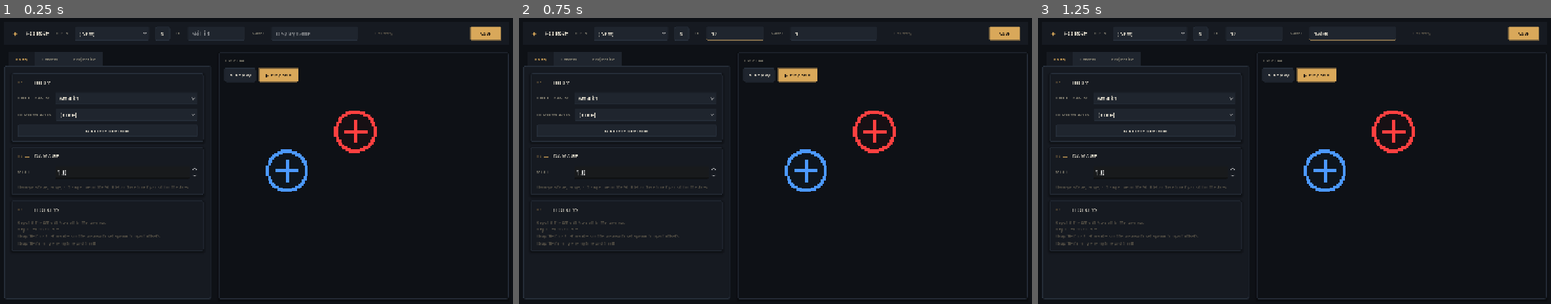
Above: before the commit, frames 1-3 (left to right).
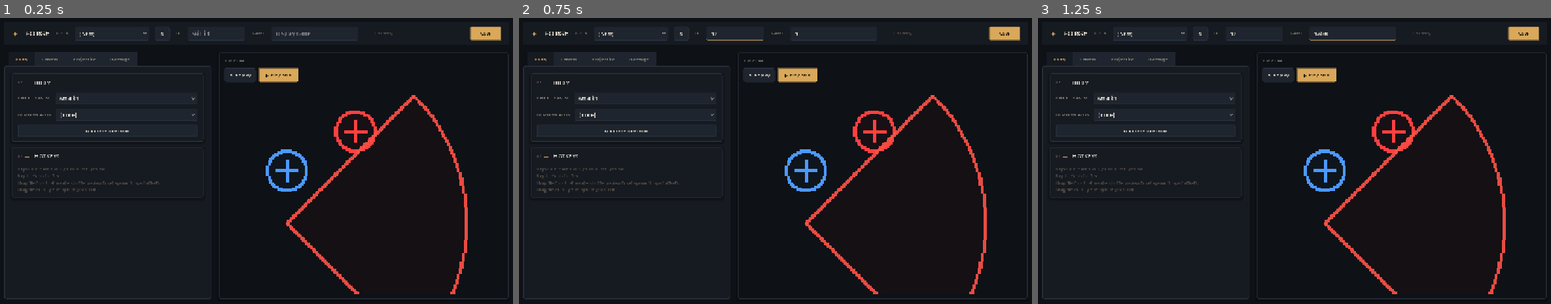
Above: after the commit, the same moments.

Repository: lenzerevans1995-coder/IsoArpg
Game: Godot game, scene res://dev_scenes/skill_editor.tscn
Two runs of this game, one before a commit and one after it. Both use one fixed random seed, a clock stepped at 60 frames per second and the inputs below. This scene is started directly instead of the project's main scene.
Inputs (mouse positions are in pixels of both pictures, inside the frame that each line leads up to):
- Up to frame 1 (0.25 s): no input
- Up to frame 2 (0.75 s): click (734, 32) at 0.52 s; type "12" at 0.6 s
- Up to frame 3 (1.25 s): click (1350, 32) at 0.75 s; type "Alex" at 0.83 s

The runs differ from the first frame. In frame 1, 1.9% of the frame differs, in the area x 2-92%, y 14-97%; in frame 2, 1.9%; in frame 3, 1.9%.

Commit message:
Skill editor: dedicated Damage tab with live AoE-shape overlay
New fourth tab (Body / Effects / Projectile / Damage) houses the four
existing SkillDef damage fields:
  - Shape   : cone / circle / single / none
  - Range   : px reach
  - Cone angle : sector width in degrees (cone shape only)
  - Mult    : damage multiplier vs the rolled base

The preview viewport now draws a translucent red overlay on top of the
player showing exactly what gets hit:
  - circle = full ring
  - cone   = forward sector with the live angle + range
  - single = single point along forward at the range distance
  - none   = no overlay (self-buff)

Overlay redraws every frame and updates instantly when the user tweaks
shape / range / angle. Damage card was removed from the Body tab to
avoid duplication; a small legend explains each shape.

Co-Authored-By: Claude Opus 4.7 (1M context) <noreply@anthropic.com>

Diff:
--- a/dev_scenes/skill_editor.gd
+++ b/dev_scenes/skill_editor.gd
@@ -67,6 +67,13 @@
 # every cycle. Tracks the previous frame index so we can detect the
 # wraparound (current_frame < last_frame).
 var _proj_last_frame: int = -1
+
+# Damage tab refs.
+const DAMAGE_SHAPES := ["cone", "circle", "single", "none"]
+var _f_dmg_shape: OptionButton
+var _f_dmg_range: SpinBox
+var _f_dmg_angle: SpinBox
+var _damage_overlay: Node2D    # draws the cone / circle / single marker
 # Single drag owner so the dummy enemy and the offset markers can't all
 # capture the same click — overlapping hit-zones used to make moving
 # the enemy also slide the markers (and vice-versa).
@@ -243,9 +250,11 @@
 	var t_body := _build_col_identity();    t_body.name = "Body"
 	var t_fx   := _build_col_overlays();    t_fx.name   = "Effects"
 	var t_proj := _build_col_projectile();  t_proj.name = "Projectile"
+	var t_dmg  := _build_col_damage();      t_dmg.name  = "Damage"
 	tabs.add_child(t_body)
 	tabs.add_child(t_fx)
 	tabs.add_child(t_proj)
+	tabs.add_child(t_dmg)
 	split.add_child(tabs)
 
 	var preview_col := _build_col_preview()
@@ -550,22 +559,7 @@
 	body.add_child(rot_btn)
 	col.add_child(_section_card("01", "Body", body))
 
-	# DAMAGE card.
-	var dmg := VBoxContainer.new()
-	dmg.add_theme_constant_override("separation", 14)
-	_f_dmg = SpinBox.new()
-	_f_dmg.min_value = 0.1; _f_dmg.max_value = 10.0; _f_dmg.step = 0.1
-	_f_dmg.value = 1.0
-	_f_dmg.value_changed.connect(func(v): _def.damage_mult = float(v))
-	_style_input(_f_dmg)
-	dmg.add_child(_form_row("Mult", _f_dmg))
-	var hint := Label.new()
-	hint.text = "Damage shape, range, and angle live on the SkillDef and are tuned per-skill in the .tres."
-	hint.autowrap_mode = TextServer.AUTOWRAP_WORD
-	hint.add_theme_color_override("font_color", COL_TEXT_FAINT)
-	hint.add_theme_font_size_override("font_size", 10)
-	dmg.add_child(hint)
-	col.add_child(_section_card("02", "Damage", dmg))
+	# (Damage moved to its own tab — see _build_col_damage.)
 
 	# Tips card.
 	var tips_v := VBoxContainer.new()
@@ -576,6 +570,60 @@
 	tips.add_theme_font_size_override("font_size", 10)
 	tips_v.add_child(tips)
 	col.add_child(_section_card("03", "Hotkeys", tips_v))
+	return col
+
+func _build_col_damage() -> Control:
+	var col := VBoxContainer.new()
+	col.add_theme_constant_override("separation", 14)
+
+	# SHAPE / RANGE / ANGLE / MULT in one card.
+	var dmg := VBoxContainer.new()
+	dmg.add_theme_constant_override("separation", 10)
+
+	_f_dmg_shape = OptionButton.new()
+	for s in DAMAGE_SHAPES: _f_dmg_shape.add_item(s)
+	_f_dmg_shape.item_selected.connect(func(idx):
+		_def.damage_shape = DAMAGE_SHAPES[idx]
+		_refresh_damage_overlay())
+	_style_input(_f_dmg_shape)
+	dmg.add_child(_form_row("Shape", _f_dmg_shape))
+
+	_f_dmg_range = SpinBox.new()
+	_f_dmg_range.min_value = 0; _f_dmg_range.max_value = 600; _f_dmg_range.step = 4
+	_f_dmg_range.value = 110
+	_f_dmg_range.value_changed.connect(func(v):
+		_def.damage_range = float(v)
+		_refresh_damage_overlay())
+	_style_input(_f_dmg_range)
+	dmg.add_child(_form_row("Range", _f_dmg_range))
+
+	_f_dmg_angle = SpinBox.new()
+	_f_dmg_angle.min_value = 10; _f_dmg_angle.max_value = 360; _f_dmg_angle.step = 5
+	_f_dmg_angle.value = 90
+	_f_dmg_angle.value_changed.connect(func(v):
+		_def.damage_angle_deg = float(v)
+		_refresh_damage_overlay())
+	_style_input(_f_dmg_angle)
+	dmg.add_child(_form_row("Cone angle", _f_dmg_angle))
+
+	_f_dmg = SpinBox.new()
+	_f_dmg.min_value = 0.1; _f_dmg.max_value = 10.0; _f_dmg.step = 0.1
+	_f_dmg.value = 1.0
+	_f_dmg.value_changed.connect(func(v): _def.damage_mult = float(v))
+	_style_input(_f_dmg)
+	dmg.add_child(_form_row("Mult", _f_dmg))
+
+	col.add_child(_section_card("09", "Damage Area", dmg))
+
+	# Legend / hint.
+	var legend_v := VBoxContainer.new()
+	var legend := Label.new()
+	legend.text = "cone   — sector facing the cursor (range + angle)\ncircle — full 360° around the player (range)\nsingle — nearest enemy in front, within range\nnone   — self-buff / no damage\n\nThe red overlay in the preview reflects what gets hit."
+	legend.autowrap_mode = TextServer.AUTOWRAP_WORD
+	legend.add_theme_color_override("font_color", COL_TEXT_FAINT)
+	legend.add_theme_font_size_override("font_size", 10)
+	legend_v.add_child(legend)
+	col.add_child(_section_card("10", "Shapes", legend_v))
 	return col
 
 func _build_col_overlays() -> Control:
@@ -809,7 +857,74 @@
 		func(world_pos): _def.projectile_target_offset = world_pos - _target_ref)
 	(_target_marker as Node2D).position = _target_ref + Vector2(0, -32)
 	_preview_vp.add_child(_target_marker)
+
+	# Damage-area overlay sits ON TOP of the player and renders the
+	# current shape (cone / circle / single) live as the user tweaks
+	# the Damage tab. Translucent red fill + crisper outline so it
+	# reads against the body silhouette without obscuring it.
+	_damage_overlay = _make_damage_overlay()
+	(_damage_overlay as Node2D).position = _PREVIEW_PLAYER_POS
+	_preview_vp.add_child(_damage_overlay)
 	return col
+
+func _make_damage_overlay() -> Node2D:
+	var n := Node2D.new()
+	var sc := GDScript.new()
+	sc.source_code = """
+extends Node2D
+var editor_ref: Node = null
+func _process(_d: float) -> void:
+	queue_redraw()
+func _draw() -> void:
+	if editor_ref == null or editor_ref._def == null: return
+	var def: Resource = editor_ref._def
+	var shape: String = String(def.damage_shape)
+	var rng: float = float(def.damage_range)
+	var ang: float = deg_to_rad(float(def.damage_angle_deg))
+	# Forward = right (+x) in editor preview. Players in-game face the
+	# cursor; here we pick a stable forward so the cone doesn't spin.
+	var fwd: Vector2 = Vector2(1, 0)
+	var fill := Color(1.0, 0.32, 0.28, 0.18)
+	var line := Color(1.0, 0.32, 0.28, 0.95)
+	match shape:
+		'circle':
+			draw_circle(Vector2.ZERO, rng, fill)
+			draw_arc(Vector2.ZERO, rng, 0.0, TAU, 64, line, 2.0)
+		'cone':
+			# Filled sector: triangulate the half-cone with a small step.
+			var half: float = ang * 0.5
+			var steps: int = 32
+			var pts := PackedVector2Array()
+			pts.append(Vector2.ZERO)
+			for i in range(steps + 1):
+				var t: float = float(i) / float(steps)
+				var theta: float = -half + ang * t
+				pts.append(fwd.rotated(theta) * rng)
+			pts.append(Vector2.ZERO)
+			var cols := PackedColorArray()
+			for i in pts.size(): cols.append(fill)
+			draw_polygon(pts, cols)
+			# Outline edges + arc.
+			draw_line(Vector2.ZERO, fwd.rotated(-half) * rng, line, 2.0)
+			draw_line(Vector2.ZERO, fwd.rotated( half) * rng, line, 2.0)
+			draw_arc(Vector2.ZERO, rng, fwd.angle() - half, fwd.angle() + half, 32, line, 2.0)
+		'single':
+			# Marker at the nearest-front-enemy spot: along forward, range away.
+			var p := fwd * rng
+			draw_circle(p, 8.0, fill)
+			draw_arc(p, 8.0, 0.0, TAU, 24, line, 2.0)
+			draw_line(Vector2.ZERO, p, line, 1.0)
+		_:
+			pass  # 'none' = no overlay
+"""
+	sc.reload()
+	n.set_script(sc)
+	n.set("editor_ref", self)
+	return n
+
+func _refresh_damage_overlay() -> void:
+	if _damage_overlay:
+		(_damage_overlay as Node2D).queue_redraw()
 
 # --- field-builder helpers ----------------------------------------
 
@@ -1090,6 +1205,14 @@
 		_paint_color_button(_color_btns[2], _def.slash_color)
 	# Projectile fields.
 	_load_projectile_fields_from_def()
+	# Damage-tab fields.
+	if _f_dmg_shape:
+		var s_idx: int = DAMAGE_SHAPES.find(String(_def.damage_shape))
+		if s_idx >= 0:
+			_f_dmg_shape.selected = s_idx
+		_f_dmg_range.value = float(_def.damage_range)
+		_f_dmg_angle.value = float(_def.damage_angle_deg)
+		_refresh_damage_overlay()
 
 func _set_option_to_value(ob: OptionButton, options: Array, value: String) -> void:
 	var idx := options.find(value)
